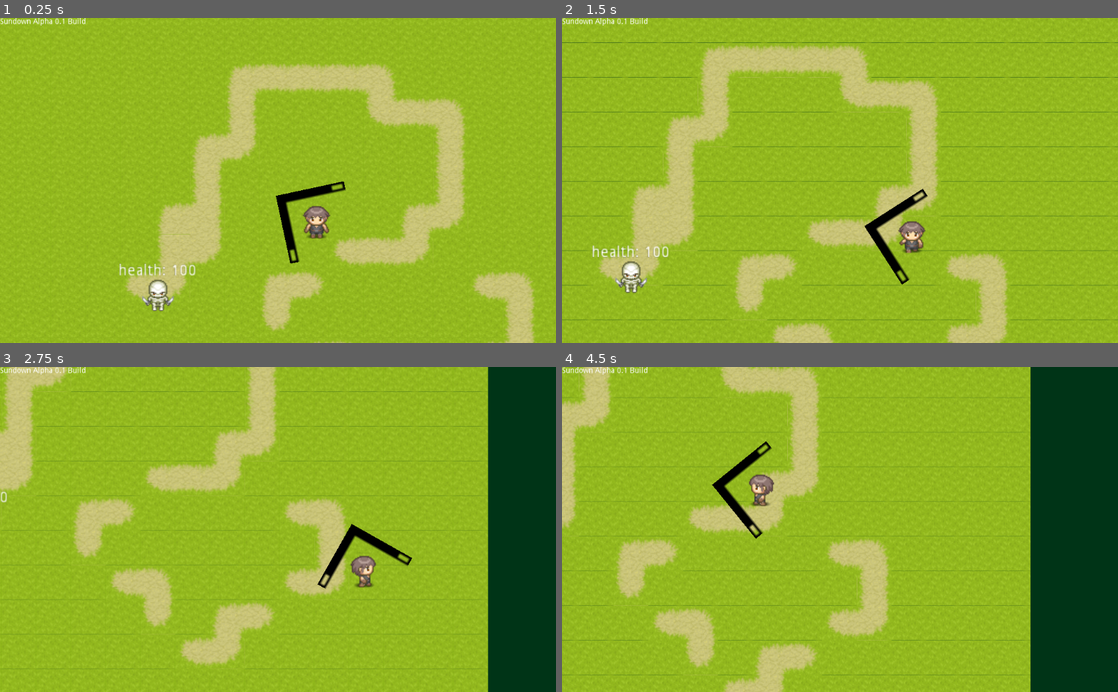
Above: before the commit, frames 1-4 (two rows, left to right).
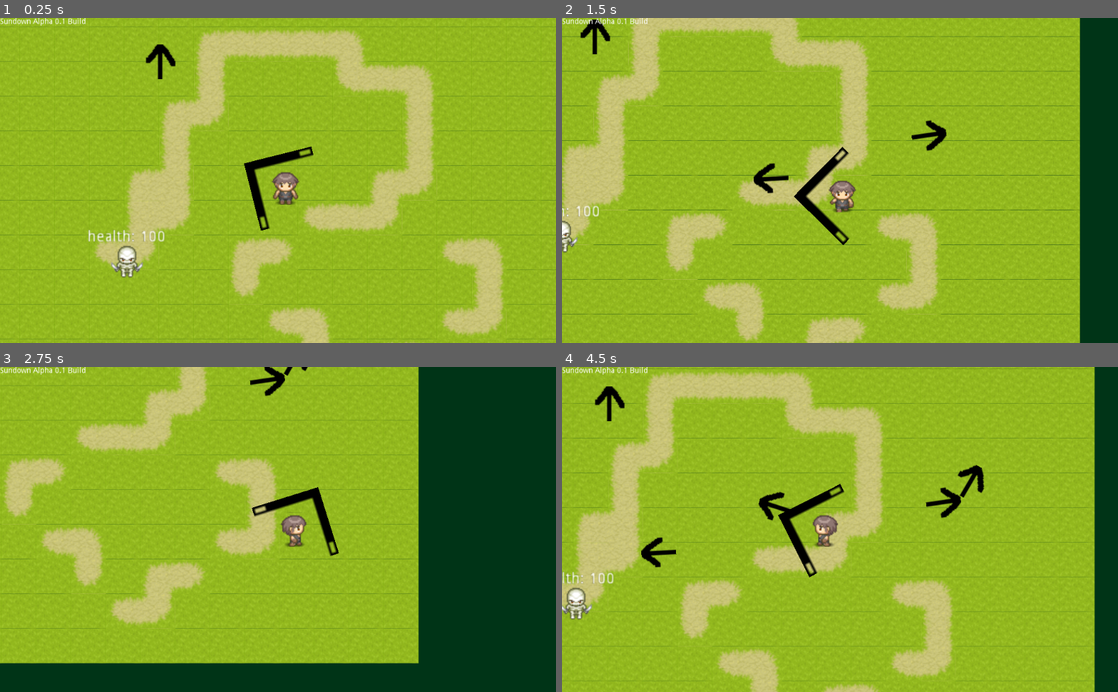
Above: after the commit, the same moments.

Repository: LinusThorsell/SunDown-Game
Game: Godot game, scene res://Main.tscn
Same seed, same stepped clock (60 frames per second), same inputs: the game is played once before the commit and once after it.
Inputs (mouse positions are in pixels of both pictures, inside the frame that each line leads up to):
- Up to frame 1 (0.25 s): no input
- Up to frame 2 (1.5 s): move the mouse to (962, 164) at 0.52 s; hold D (move_right) 0.53-1.28 s; click (962, 164) at 0.6 s; move the mouse to (728, 196) at 1.27 s; hold S (move_down) from 1.28 s (still down); click (728, 196) at 1.35 s
- Up to frame 3 (2.75 s): move the mouse to (333, 458) at 2.02 s; release S (move_down) at 2.03 s; hold D (move_right) from 2.03 s (still down); click (333, 458) at 2.1 s
- Up to frame 4 (4.5 s): move the mouse to (812, 594) at 2.77 s; release D (move_right) at 2.78 s; hold W (move_up) 2.78-3.53 s; click (812, 594) at 2.85 s; move the mouse to (1006, 578) at 3.52 s; hold A (move_left) from 3.53 s (still down); click (1006, 578) at 3.6 s; move the mouse to (673, 480) at 4.27 s; click (673, 480) at 4.35 s

The runs differ from the first frame. In frame 1, 30% of the frame differs, in the area x 0-100%, y 2-100%; in frame 2, 37%; in frame 3, 39%, in the area x 0-88%, y 0-100%; in frame 4, 38%.

Commit message:
added arrow shooting function, despawns after 10sec

Diff:
--- /dev/null
+++ b/Arrow.gd
@@ -0,0 +1,42 @@
+extends Area2D
+
+
+# Declare member variables here.
+export var speed = 4.3
+export var slowdown = 0.0000000001
+
+var direction = Vector2(0,0)
+var landed = false
+
+# Called when the node enters the scene tree for the first time.
+func _ready():
+	pass
+
+func fire(mouse, playerpos):
+	position = Vector2(playerpos.x + 16, playerpos.y + 16)
+	look_at(mouse)
+	rotation_degrees += 90
+
+	direction = position.direction_to(mouse)
+	position += direction.normalized()*35
+
+# Called every frame. 'delta' is the elapsed time since the previous frame.
+func _process(delta):
+	if (0 <= (speed-(slowdown))):
+		position += direction.normalized()*speed
+		speed -= slowdown
+		slowdown += slowdown
+	elif (landed == false):
+		$CollisionShape2D.disabled = true
+		$DespawnTimer.start()
+#		print("starting timer")
+		landed = true
+
+func _on_Arrow_body_entered(body):
+	if (body.is_in_group("mobs")):
+		body.hit("Arrow")
+
+
+func _on_Timer_timeout():
+#	print("removing")
+	queue_free()
--- /dev/null
+++ b/Arrow.tscn
@@ -0,0 +1,31 @@
+[gd_scene load_steps=5 format=2]
+
+[ext_resource path="res://Arrow.gd" type="Script" id=1]
+[ext_resource path="res://assets/img/entety/arrow.png" type="Texture" id=2]
+
+[sub_resource type="RectangleShape2D" id=1]
+extents = Vector2( 5, 16 )
+
+[sub_resource type="SpriteFrames" id=2]
+animations = [ {
+"frames": [ ExtResource( 2 ) ],
+"loop": true,
+"name": "default",
+"speed": 5.0
+} ]
+
+[node name="Arrow" type="Area2D"]
+script = ExtResource( 1 )
+
+[node name="CollisionShape2D" type="CollisionShape2D" parent="."]
+shape = SubResource( 1 )
+
+[node name="AnimatedSprite" type="AnimatedSprite" parent="."]
+frames = SubResource( 2 )
+
+[node name="DespawnTimer" type="Timer" parent="."]
+wait_time = 10.0
+one_shot = true
+
+[connection signal="body_entered" from="." to="." method="_on_Arrow_body_entered"]
+[connection signal="timeout" from="DespawnTimer" to="." method="_on_Timer_timeout"]
--- a/Enemy_Skelly.gd
+++ b/Enemy_Skelly.gd
@@ -15,16 +15,13 @@
 #func _process(delta):
 #	pass
 
-func _process(delta):
-	#update healthbar
-	$Healthbar.text = "health: " + str(health)
-
-	# walk towards player
+func walk_to_player():
 	velocity = Vector2.ZERO
 	if (player != null):
 		velocity = position.direction_to(Vector2(player.position.x + 16, player.position.y + 16)) * run_speed
 	velocity = move_and_slide(velocity)
 
+func set_accurate_sprite():
 	if (velocity.length() > 0):
 		if abs(velocity.x) > abs(velocity.y):
 			if velocity.x < 0:
@@ -43,8 +40,26 @@
 	else:
 		$AnimatedSprite.play(last_animation_frame)
 
+func _process(delta):
+	#update healthbar
+	$Healthbar.text = "health: " + str(health)
+
+	# walk towards player
+	walk_to_player()
+	set_accurate_sprite()
+
+func hit(type): # called by things that hit the unit
+	if (type == "Arrow"):
+#		print("Skeleton hit by arrow")
+		health -= 5
+
+	if (health <= 0):
+		get_node(".").queue_free()
+
+		# TODO: drop loot maybe?
+
 func _on_DetectRadius_body_entered(body):
-	if(body.name != "Enemy_Skelly"):
+	if(body.name == "Player"):
 		player = body
 
 func _on_DetectRadius_body_exited(body):
--- a/Main.tscn
+++ b/Main.tscn
@@ -1,10 +1,11 @@
-[gd_scene load_steps=13 format=2]
+[gd_scene load_steps=14 format=2]
 
 [ext_resource path="res://Player.tscn" type="PackedScene" id=1]
 [ext_resource path="res://Main.gd" type="Script" id=2]
 [ext_resource path="res://assets/img/Pipoya RPG Tileset 32x32/[Base]BaseChip_pipo.png" type="Texture" id=3]
 [ext_resource path="res://assets/img/Pipoya RPG Tileset 32x32/SampleMap/[A]Grass_pipo.png" type="Texture" id=4]
 [ext_resource path="res://Enemy_Skelly.tscn" type="PackedScene" id=5]
+[ext_resource path="res://Arrow.tscn" type="PackedScene" id=6]
 
 [sub_resource type="TileSet" id=7]
 0/name = "Bush-LG"
@@ -620,7 +621,6 @@
 script = ExtResource( 2 )
 
 [node name="Player" parent="." instance=ExtResource( 1 )]
-position = Vector2( 65, 59 )
 z_index = 2
 
 [node name="Level" type="Node" parent="."]
@@ -647,8 +647,12 @@
 
 [node name="Enemies" type="Node" parent="Level"]
 
-[node name="Enemy_Skelly" parent="Level/Enemies" instance=ExtResource( 5 )]
+[node name="Enemy_Skelly" parent="Level/Enemies" groups=["mobs"] instance=ExtResource( 5 )]
 position = Vector2( -30, 183 )
+
+[node name="Enteties" type="Node" parent="Level"]
+
+[node name="Arrow" parent="Level/Enteties" instance=ExtResource( 6 )]
 
 [node name="HUD" type="CanvasLayer" parent="."]
 
--- a/Player.gd
+++ b/Player.gd
@@ -4,6 +4,7 @@
 # Declare member variables here. Examples:
 # var a = 2
 # var b = "text"
+const ArrowScene = preload("res://Arrow.tscn")
 
 export var player_speed = 400
 var screen_size
@@ -57,6 +58,13 @@
 	$ToolOverlay.look_at(get_global_mouse_position())
 	$ToolOverlay.rotation_degrees -= 225
 
+	if (Input.is_action_just_pressed("mouse_left")):
+#		print(get_viewport().get_mouse_position())
+		var EntetieScene = get_parent().find_node("Enteties")
+		var ArrowInstance = ArrowScene.instance()
+		EntetieScene.add_child(ArrowInstance)
+		ArrowInstance.fire(get_global_mouse_position(), position)
+
 func _process(delta):
 	handle_movement()
 	handle_tools()
--- a/Player.tscn
+++ b/Player.tscn
@@ -134,10 +134,10 @@
 drag_margin_v_enabled = true
 smoothing_enabled = true
 smoothing_speed = 10.0
-drag_margin_left = 0.25
-drag_margin_top = 0.25
-drag_margin_right = 0.25
-drag_margin_bottom = 0.25
+drag_margin_left = 0.0
+drag_margin_top = 0.0
+drag_margin_right = 0.0
+drag_margin_bottom = 0.0
 
 [node name="AnimatedSprite" type="AnimatedSprite" parent="."]
 position = Vector2( 16, 16 )
--- a/project.godot
+++ b/project.godot
@@ -40,6 +40,16 @@
 "events": [ Object(InputEventKey,"resource_local_to_scene":false,"resource_name":"","device":0,"alt":false,"shift":false,"control":false,"meta":false,"command":false,"pressed":false,"scancode":0,"physical_scancode":68,"unicode":0,"echo":false,"script":null)
  ]
 }
+mouse_left={
+"deadzone": 0.5,
+"events": [ Object(InputEventMouseButton,"resource_local_to_scene":false,"resource_name":"","device":0,"alt":false,"shift":false,"control":false,"meta":false,"command":false,"button_mask":0,"position":Vector2( 0, 0 ),"global_position":Vector2( 0, 0 ),"factor":1.0,"button_index":1,"pressed":false,"doubleclick":false,"script":null)
+ ]
+}
+mouse_right={
+"deadzone": 0.5,
+"events": [ Object(InputEventMouseButton,"resource_local_to_scene":false,"resource_name":"","device":0,"alt":false,"shift":false,"control":false,"meta":false,"command":false,"button_mask":0,"position":Vector2( 0, 0 ),"global_position":Vector2( 0, 0 ),"factor":1.0,"button_index":2,"pressed":false,"doubleclick":false,"script":null)
+ ]
+}
 
 [physics]
 
Binary file added: assets/img/entety/arrow.png
Not shown, added: assets/img/entety/arrow.png.import
